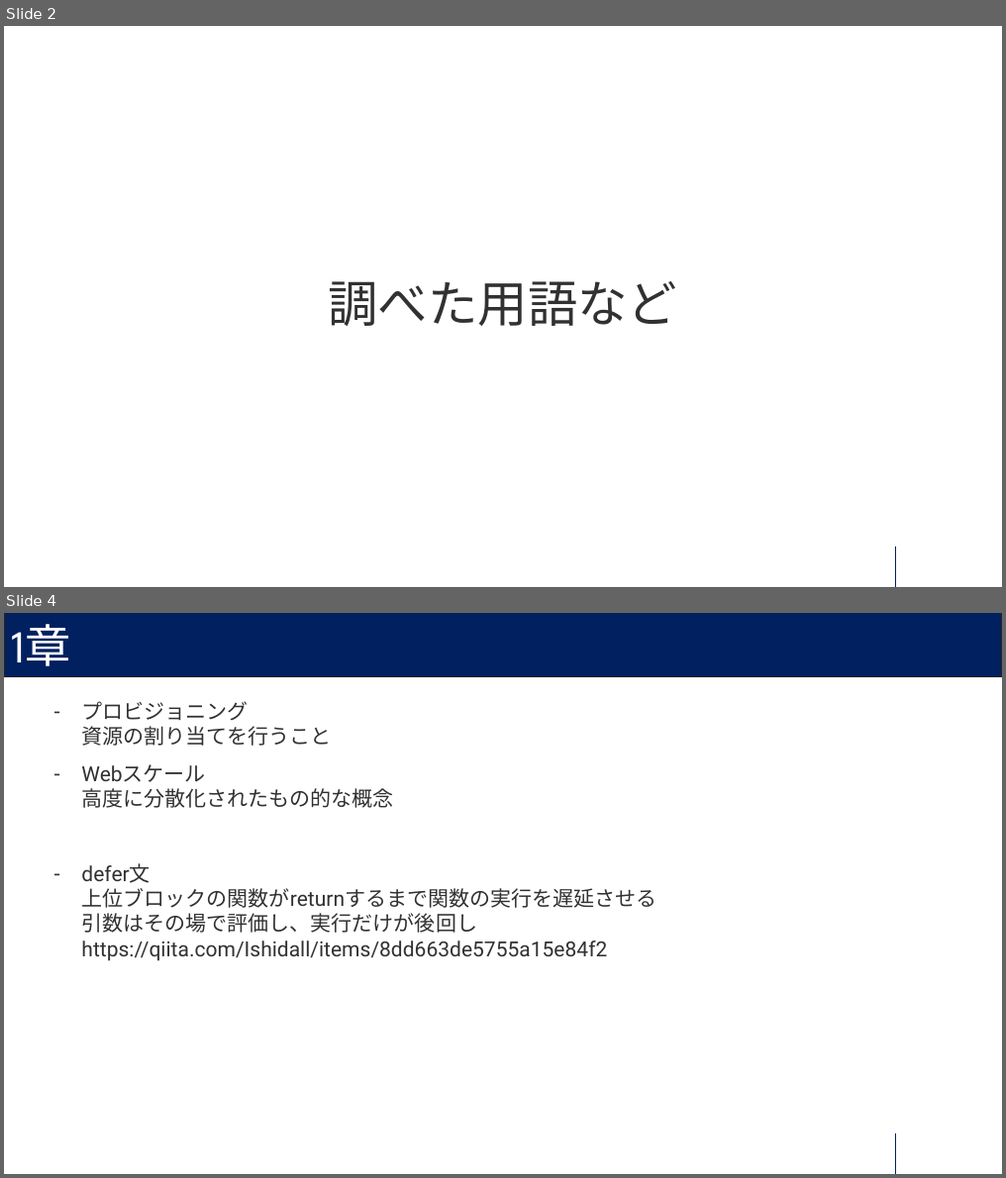
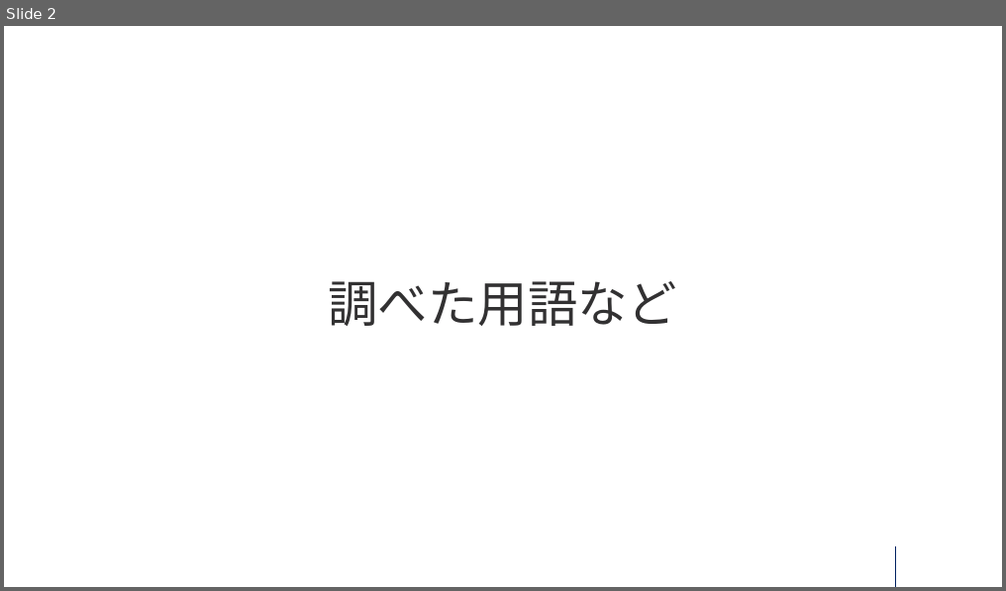
Before and after one commit to cc-pine/concurrency-in-go, a slide deck: sec3/Go_go_3.pptx. Shown one above the other, each under a label of ours: slides 2 and 4 before the commit, slide 2 after it; the slides between them are not shown. The pictures are 1006x1178 and 1006x591 pixels, drawn with LibreOffice and Linux fonts; fonts in the diff are those of the drawing. Boxes give left, top, right and bottom in pixels: in the first picture for what was removed or moved away, otherwise in the second. Text is boxed around its words. In the diff, an @@ line names an element or a change of style, - is before the commit and + after.

```diff
--- a/sec3/Go_go_3.pptx
+++ b/sec3/Go_go_3.pptx
@@ slide 4 removed at [4, 613, 1002, 1174], background #FFFFFF; not listed: 1 template element that a slide beside it also shows @@
@@ rectangle removed at [4, 613, 1002, 676] @@
@@ title removed at [12, 624, 71, 677] @@
-1章
@@ text removed at [81, 701, 656, 961] @@
-– プロビジョニング
-  資源の割り当てを行うこと
-– Webスケール
-  高度に分散化されたもの的な概念
-– defer文
-  上位ブロックの関数がreturnするまで関数の実行を遅延させる
-  引数はその場で評価し、実行だけが後回し
-  https://qiita.com/Ishidall/items/8dd663de5755a15e84f2
```
Also in this commit, not shown: 2 slides changed, 1 slide added, 13 other slides removed, 7 other files.
